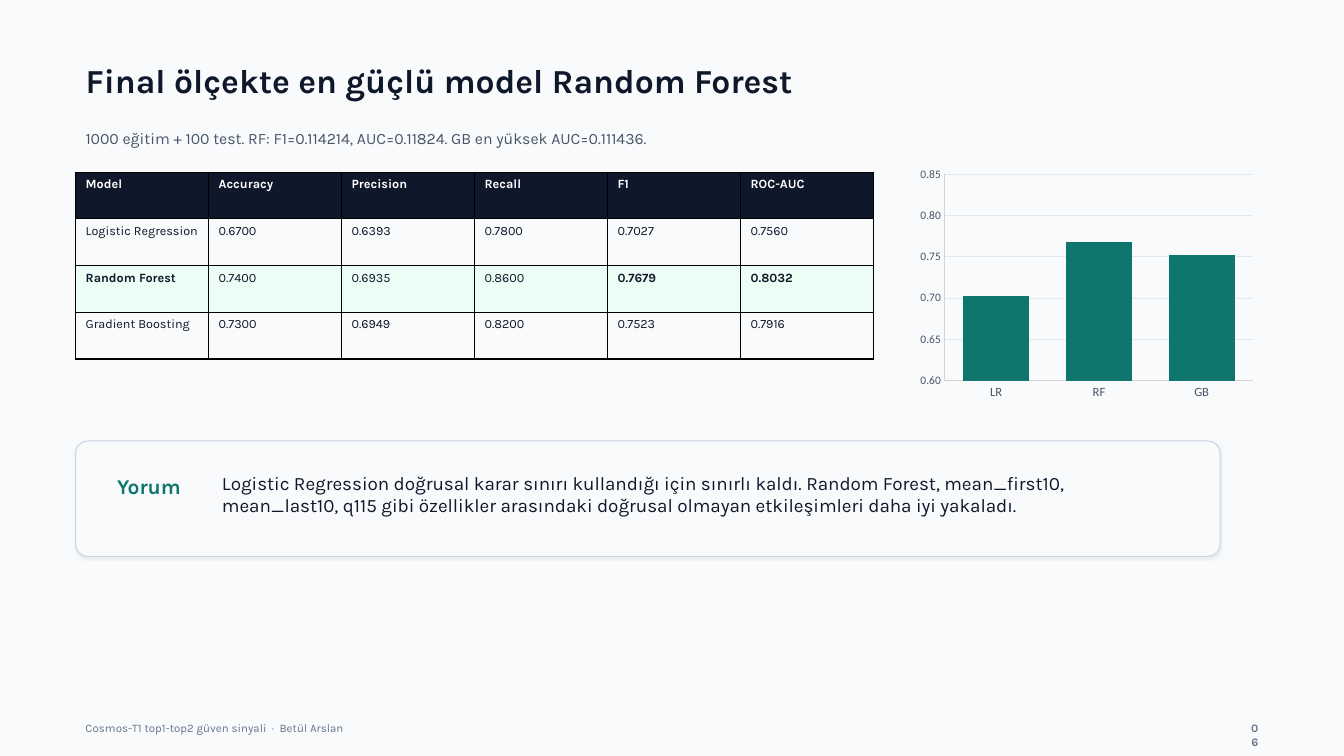
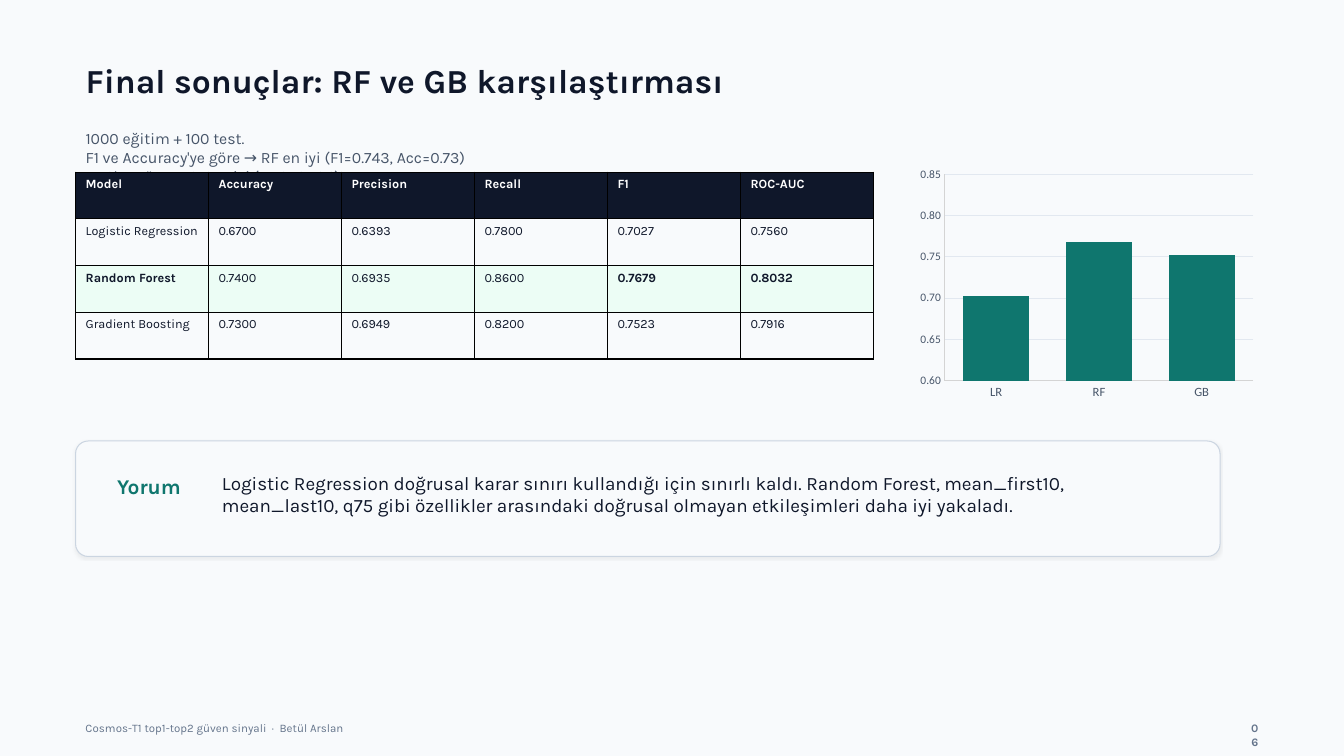
Before and after one commit to betullarslan-cpu/cosmos-t1-confidence-prediction, a slide deck: slide 6 of sunum.pptx. Drawn at 1344x756 pixels with LibreOffice and Linux fonts; fonts in the diff are those of the drawing. Boxes give left, top, right and bottom in pixels: in the first picture for what was removed or moved away, otherwise in the second. Text is boxed around its words. In the diff, an @@ line names an element or a change of style, - is before the commit and + after.

Commit message:
Final güncelleme: rapor %31.0/%69.0 düzeltmesi, sunum RF/GB karşılaştırması, son görseller

```diff
--- a/sunum.pptx
+++ b/sunum.pptx
@@ text at bbox=[86, 69, 724, 100]: text changed @@
-Final ölçekte en güçlü model Random Forest
+Final sonuçlar: RF ve GB karşılaştırması
@@ text at bbox=[86, 133, 465, 187]: text changed @@
-1000 eğitim + 100 test. RF: F1=0.114214, AUC=0.11824. GB en yüksek AUC=0.111436.
+1000 eğitim + 100 test.
+F1 ve Accuracy'ye göre → RF en iyi (F1=0.743, Acc=0.73)
+AUC'ye göre → GB en iyi (AUC=0.794)
@@ text at bbox=[222, 476, 1064, 517]: text changed @@
-Logistic Regression doğrusal karar sınırı kullandığı için sınırlı kaldı. Random Forest, mean_first10, mean_last10, q115 gibi özellikler arasındaki doğrusal olmayan etkileşimleri daha iyi yakaladı.
+Logistic Regression doğrusal karar sınırı kullandığı için sınırlı kaldı. Random Forest, mean_first10, mean_last10, q75 gibi özellikler arasındaki doğrusal olmayan etkileşimleri daha iyi yakaladı.
```
Also in this commit, not shown: 8 other slides changed, 1 other file.
